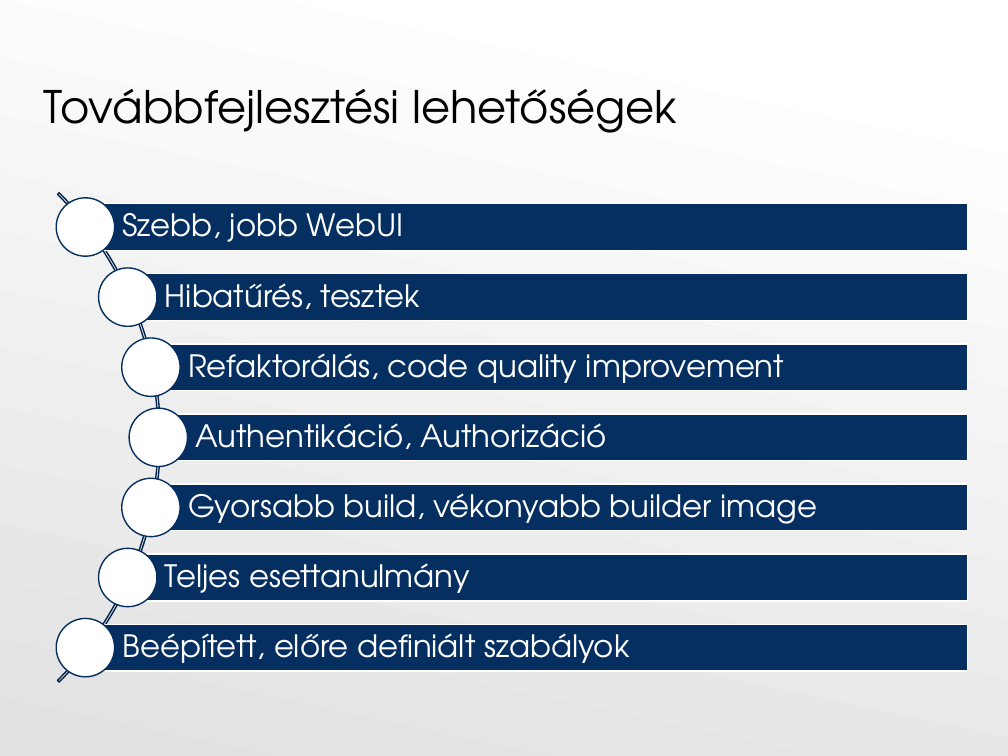
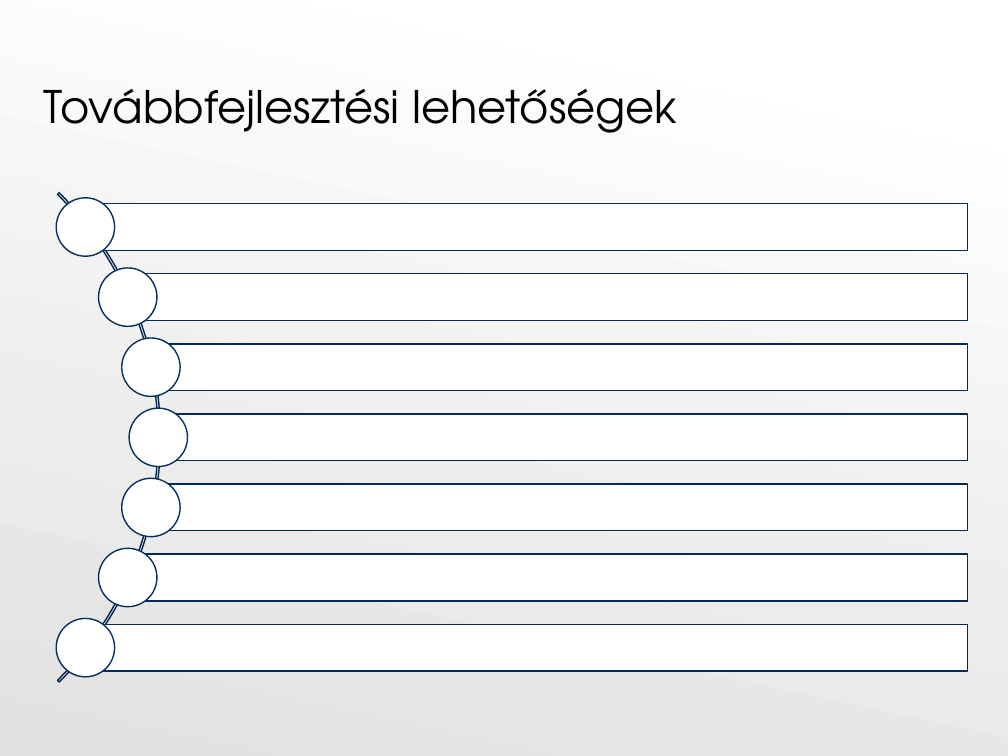
Before and after one commit to Tiegris/KonstrainR, a slide deck: slide 16 of ppt/prezi.pptx. Drawn at 1008x756 pixels with LibreOffice and Linux fonts; fonts in the diff are those of the drawing. Boxes give left, top, right and bottom in pixels: in the first picture for what was removed or moved away, otherwise in the second. Text is boxed around its words. In the diff, an @@ line names an element or a change of style, - is before the commit and + after.

```diff
--- a/ppt/prezi.pptx
+++ b/ppt/prezi.pptx
@@ fill #052F61 to #FFFFFF; outline #FFFFFF 1 pt to #052B58 1 pt in 7 elements at box(86, 204, 968, 250), box(128, 274, 968, 321), box(151, 344, 968, 390), box(158, 414, 968, 461), box(151, 484, 968, 530), box(128, 554, 968, 601), box(86, 624, 968, 670) @@
```
Also in this commit, not shown: 4 other slides changed.
